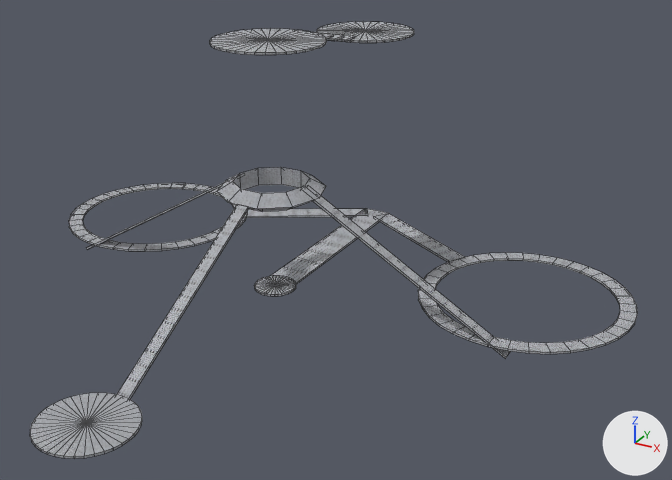
Two versions of the FBX model data/models/Levels/Level5.FBX, one commit apart.
The view is the same before and after, from a 50 mm camera at (21.8, -20.7, 19.9) aimed at (3.7, 12.2, 3.5). The axes (+X, +Y, +Z) are drawn at lower right. The lights are the same throughout. Mesh edges are drawn as thin lines. Where no turn or scale is listed for an object, it has been applied to the vertices. Vertices at the same position are counted once.

In view in the first picture: 'Zylinder_4'.
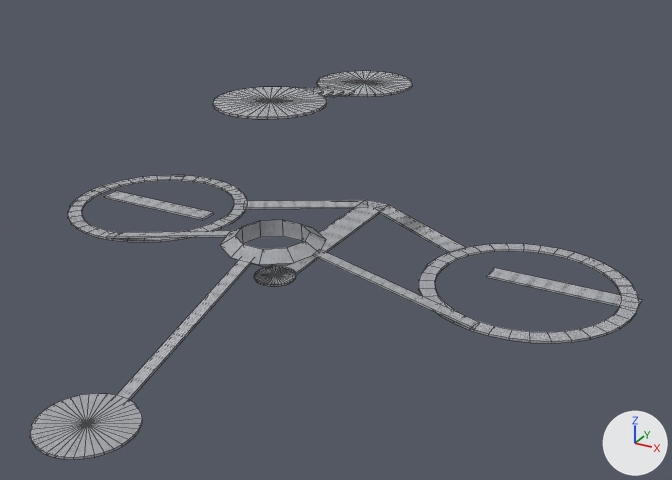
Boxes (x1, y1, x2, y2) around the edits, measured in the pictures (672 x 480 px; the box of a moved part takes in the faces that stretch with it):
'Zylinder_4', reshaped (11% shorter)
    before: (30, 22, 638, 459)
    after: (30, 71, 642, 459)
part 1 of me_mesh, moved or reshaped
    before: (87, 174, 244, 249)
    after: (106, 230, 233, 238)
part 2 of me_mesh, moved or reshaped
    before: (317, 22, 414, 43)
    after: (317, 71, 413, 97)
part 3 of me_mesh, moved or reshaped
    before: (328, 33, 355, 42)
    after: (326, 87, 355, 97)
part 4 of me_mesh, moved or reshaped
    before: (318, 32, 344, 41)
    after: (316, 87, 344, 97)
part 5 of me_mesh, moved or reshaped
    before: (323, 33, 334, 39)
    after: (306, 87, 334, 97)
part 6 of me_mesh, moved or reshaped
    before: (314, 32, 323, 35)
    after: (295, 87, 324, 94)
part 7 of me_mesh, moved or reshaped
    before: (269, 208, 388, 284)
    after: (267, 200, 389, 275)
part 8 of me_mesh, moved or reshaped
    before: (246, 209, 368, 218)
    after: (244, 200, 368, 209)
part 9 of me_mesh, moved or reshaped
    before: (374, 213, 464, 262)
    after: (378, 205, 465, 253)
part 10 of me_mesh, moved or reshaped
    before: (254, 276, 296, 296)
    after: (254, 266, 296, 286)
part 11 of me_mesh, moved or reshaped
    before: (210, 29, 327, 55)
    after: (213, 87, 327, 119)
part 12 of me_mesh, added
    after: (104, 191, 214, 220)
part 13 of me_mesh, added
    after: (487, 268, 642, 310)
part 14 of me_mesh, moved or reshaped
    before: (69, 183, 248, 251)
    after: (68, 175, 247, 242)
part 15 of me_mesh, moved or reshaped
    before: (418, 253, 638, 354)
    after: (419, 243, 639, 343)
part 16 of me_mesh, moved or reshaped
    before: (313, 196, 511, 358)
    after: (313, 250, 479, 329)
part 17 of me_mesh, moved or reshaped
    before: (217, 167, 326, 212)
    after: (220, 220, 326, 266)
part 18 of me_mesh, moved or reshaped
    before: (117, 204, 249, 399)
    after: (116, 259, 251, 400)
part 19 of me_mesh, moved or reshaped
    before: (30, 393, 142, 456)
    after: (30, 409, 142, 457)
part 20 of me_mesh, surface changed
    after: (47, 393, 142, 439)

The edits, one by one:
me_mesh is used by ob_zylinder_4; location (0.0, 0.0, 0.0).
me_mesh had 694 vertices, 810 faces and spanned x -15.6..15.9, y -2.0..24.6, z -0.5..11.7.
me_mesh now has 710 vertices, 822 faces and spans x -15.6..15.9, y -2.0..24.6, z -0.2..9.1.
me_mesh part 1: the loose piece of 8 vertices spanning x -11.7..-1.7, y 12.6..13.2, z -0.5..5.3 is scaled about its middle by (0.793, 1, 0.305), then moved by (0.5, 0.0, -1.0).
me_mesh part 2: the loose piece of 74 vertices spanning x -2.5..2.5, y 19.6..24.6, z 10.5..10.6 is moved by (0.0, 0.0, -2.7).
me_mesh part 3: the loose piece of 8 vertices spanning x -0.8..0.8, y 18.5..19.5, z 10.7..10.8 is moved by (0.0, 0.0, -2.7).
me_mesh part 4: the loose piece of 8 vertices spanning x -0.8..0.8, y 17.4..18.4, z 11.0..11.1 is moved by (0.0, 0.0, -2.7).
me_mesh part 5: the loose piece of 8 vertices spanning x -0.8..0.8, y 16.4..17.4, z 11.2..11.3 is moved by (0.0, 0.0, -2.7).
me_mesh part 6: the loose piece of 8 vertices spanning x -0.8..0.8, y 15.4..16.4, z 11.4..11.5 is moved by (0.0, 0.0, -2.7).
me_mesh part 7: the loose piece of 8 vertices spanning x -0.8..0.8, y 13.4..23.9, z 0.0..0.1 is moved by (0.0, 0.0, 0.5).
me_mesh part 8: the loose piece of 8 vertices spanning x -6.7..-0.1, y 19.5..23.9, z 0.0..0.1 is moved by (0.0, 0.0, 0.5).
me_mesh part 9: the loose piece of 8 vertices spanning x 0.2..6.8, y 19.4..23.8, z 0.0..0.1 is moved by (0.0, 0.0, 0.5).
me_mesh part 10: the loose piece of 74 vertices spanning x -1.0..1.0, y 12.0..14.0, z 0.0..0.1 is moved by (0.0, 0.0, 0.5).
me_mesh part 11: the loose piece of 74 vertices spanning x -2.5..2.5, y 10.5..15.5, z 11.6..11.7 is moved by (0.0, 0.0, -2.7).
me_mesh part 12: a new loose piece, a box spanning x -14.25..-7.25, y 17.06..18.06, z 0.47..0.57, in mat_material__55 (picture img_placeholder_dds).
me_mesh part 13: a new loose piece, a box spanning x 8.86..15.86, y 17.78..18.78, z 0.47..0.57, in mat_material__55 (picture img_placeholder_dds).
me_mesh part 14: the loose piece of 144 vertices spanning x -15.6..-5.6, y 12.5..22.5, z 0.0..0.1 is moved by (0.0, 0.0, 0.5).
me_mesh part 15: the loose piece of 144 vertices spanning x 5.9..15.9, y 12.5..22.5, z 0.0..0.1 is moved by (0.0, 0.0, 0.5).
me_mesh part 16: the loose piece of 8 vertices spanning x 1.7..11.7, y 12.6..13.2, z -0.5..5.3 is scaled about its middle by (0.793, 1, 0.305), then moved by (-0.4, 0.0, -1.0).
me_mesh part 17: the loose piece of 30 vertices spanning x -2.5..2.5, y 10.5..15.3, z 4.5..5.4 is moved by (0.0, 0.0, -2.7).
me_mesh part 18: the loose piece of 8 vertices spanning x -0.3..0.3, y 1.9..10.6, z -0.1..5.0 is scaled about its middle by (1, 1.12, 0.518), then moved by (0.0, 0.0, -1.3).
Part 19, on me_mesh:
20 vertices are removed from x -2.0..2.0, y 0.0..2.0, z 0.1.
92 faces are deleted.
20 vertices move within x -2.0..2.0, y 0.0..2.0, z 0.0.
20 vertices are added at x -2.0..2.0, y 0.0..2.0, z -0.1.
92 new faces join them.
me_mesh part 20: 18 kept faces spanning x -2.0..2.0, y 0.0..2.0, z 0.0 get new texture (UV) coordinates.
